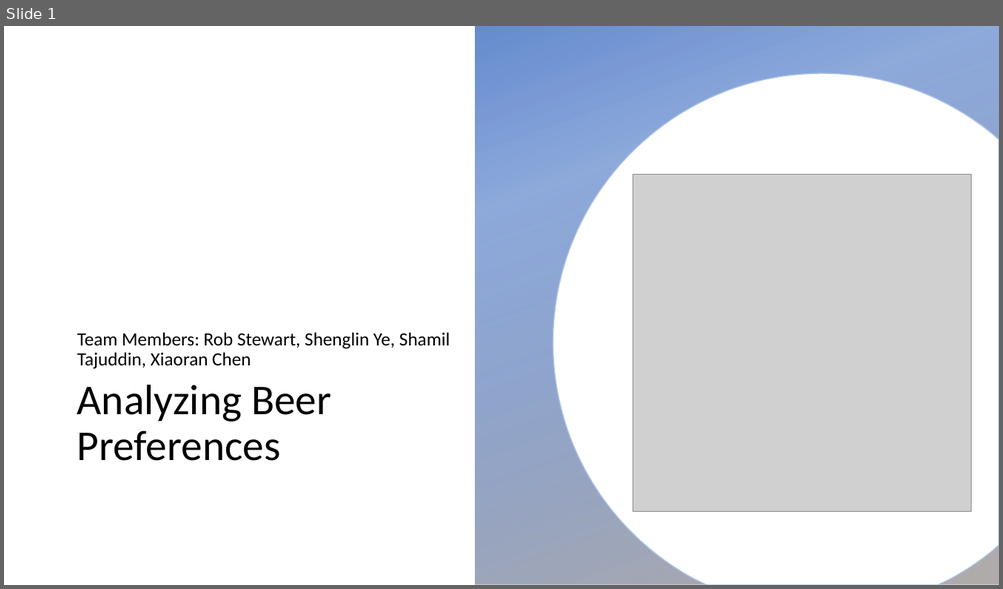
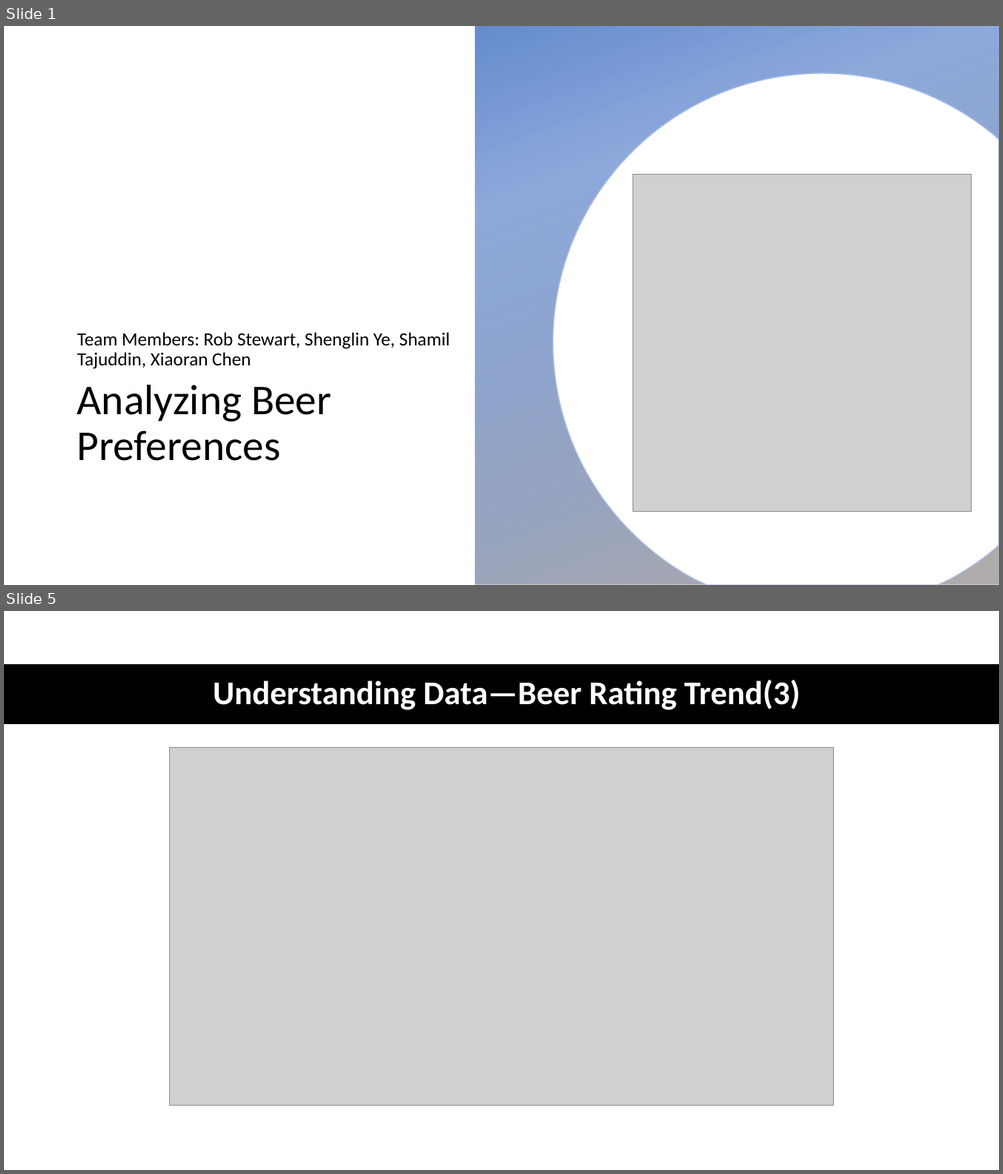
Before and after one commit to RobStewartJr/Project1, a slide deck: Where to Git beer.pptx. Shown one above the other, each under a label of ours: slide 1 before the commit, slides 1 and 5 after it; the slides between them are not shown. The pictures are 1003x589 and 1003x1174 pixels, drawn with LibreOffice and Linux fonts; fonts in the diff are those of the drawing; grey boxes stand for pictures; background and template pictures are left out. Boxes give left, top, right and bottom in pixels: in the first picture for what was removed or moved away, otherwise in the second. Text is boxed around its words. In the diff, an @@ line names an element or a change of style, - is before the commit and + after.

```diff
--- a/Where to Git beer.pptx
+++ b/Where to Git beer.pptx
@@ slide 5 added at (x1=4, y1=611, x2=999, y2=1170), background #FFFFFF @@
@@ rectangle added at (x1=4, y1=664, x2=999, y2=724), fill #000000 @@
@@ text added at (x1=213, y1=680, x2=800, y2=710), 32 pt, text #FFFFFF, bold @@
+Understanding Data—Beer Rating Trend(3)
@@ picture added at (x1=170, y1=748, x2=834, y2=1106) @@
```
Also in this commit, not shown: 1 slide changed, 8 other slides added, 6 slides removed, 2 other files.
